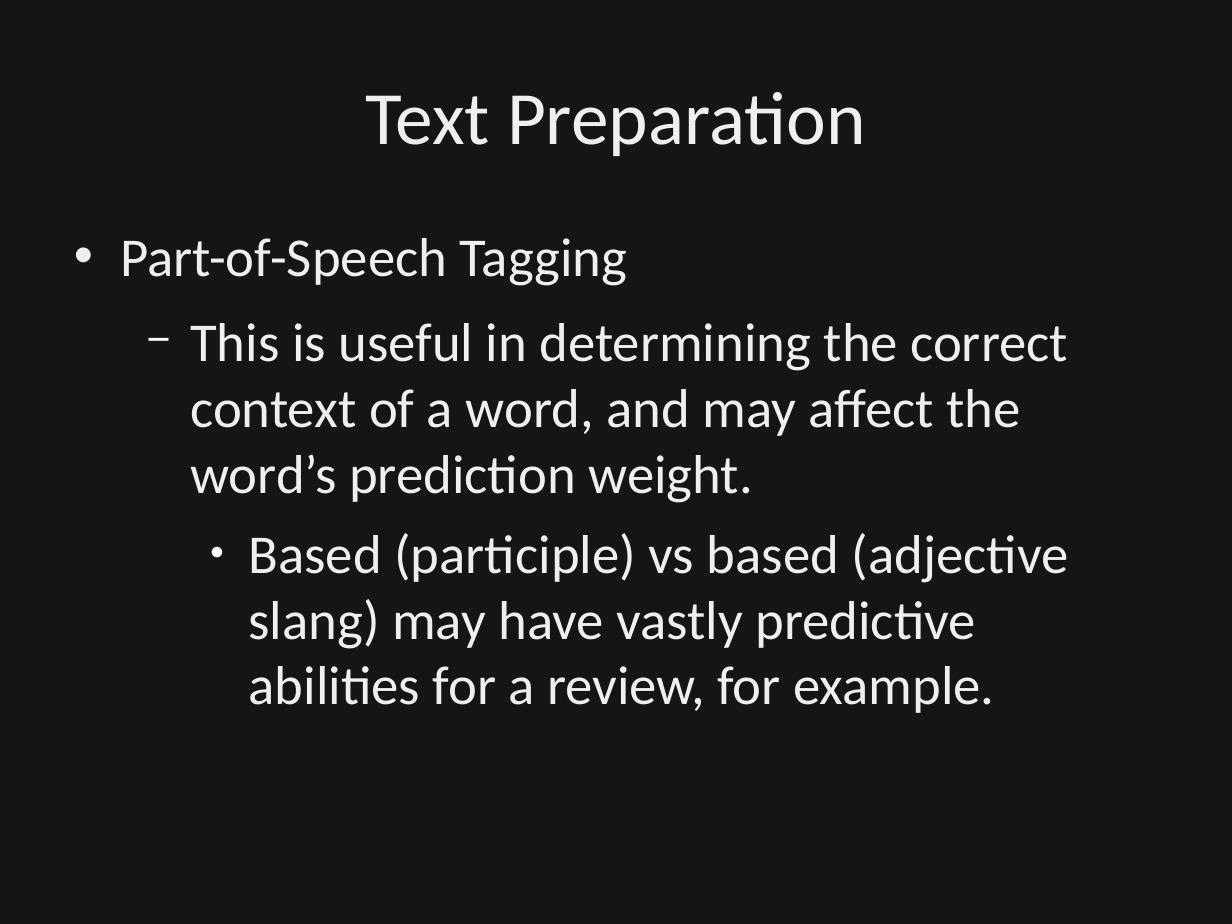
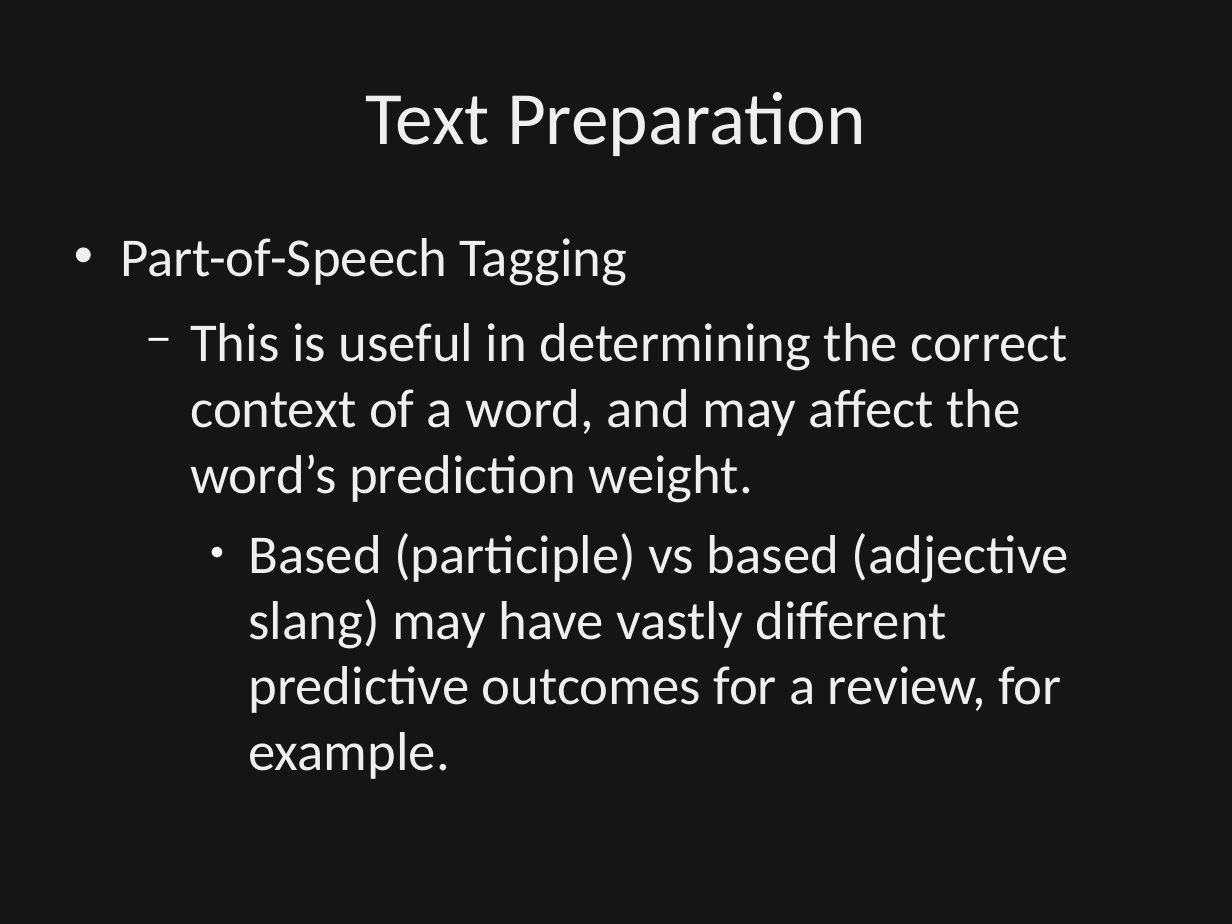
Before and after one commit to dbowmans46/PracticalProgramming, a slide deck: slide 27 of Session 7 - Python/Instructional Material/Session 7 - Python Brief Intro to NLP.odp (slide 28 before the commit). Drawn at 1232x924 pixels with LibreOffice and Linux fonts; fonts in the diff are those of the drawing; background and template pictures are left out; a plain dark background stands for a picture behind light text. Boxes give left, top, right and bottom in pixels: in the first picture for what was removed or moved away, otherwise in the second. Text is boxed around its words. In the diff, an @@ line names an element or a change of style, - is before the commit and + after.

```diff
--- a/Session 7 - Python/Instructional Material/Session 7 - Python Brief Intro to NLP.odp
+++ b/Session 7 - Python/Instructional Material/Session 7 - Python Brief Intro to NLP.odp
@@ text at bbox=[249, 533, 1069, 779]: text changed @@
-    ● Based (participle) vs based (adjective slang) may have vastly predictive abilities for a review, for example.
+    ● Based (participle) vs based (adjective slang) may have vastly different predictive outcomes for a review, for example.
```
Also in this commit, not shown: 3 other slides changed, 2 slides added, 1 other file.
